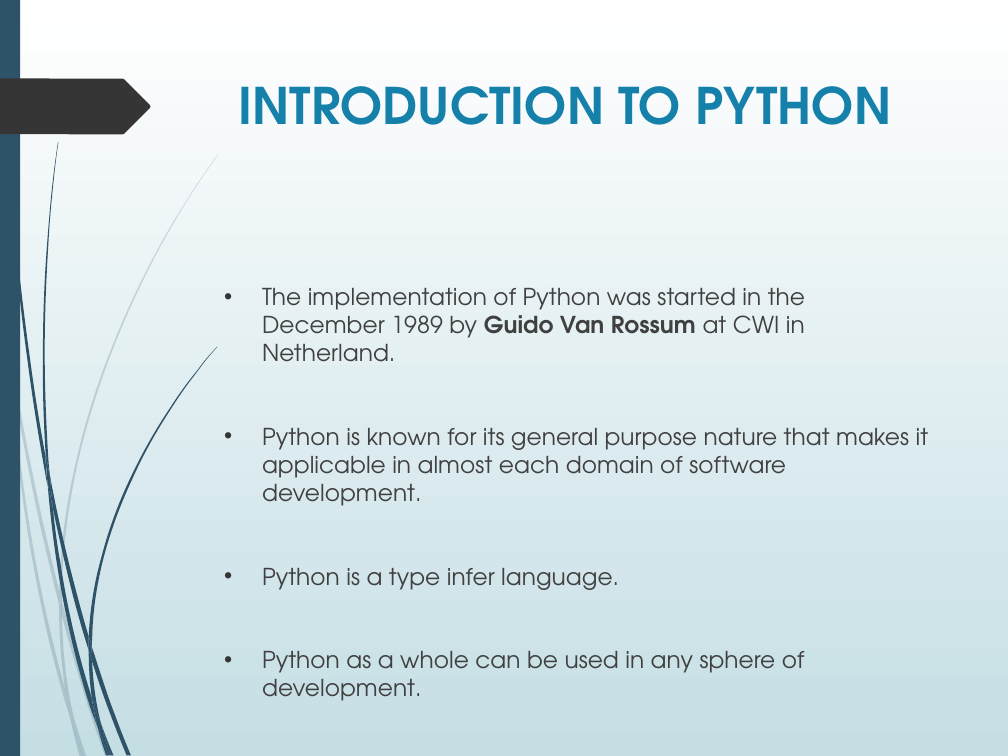
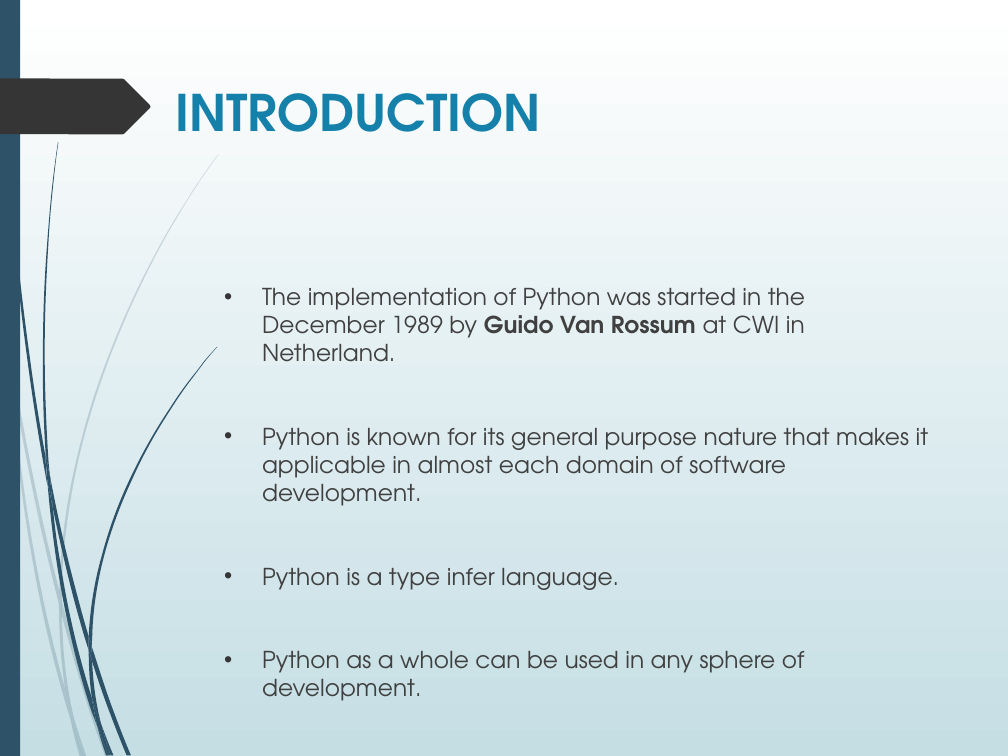
Before and after one commit to aayushi20221/Cloud-Based-Buss-Pass-System, a slide deck: slide 3 of ppt.pptx. Drawn at 1008x756 pixels with LibreOffice and Linux fonts; fonts in the diff are those of the drawing. Boxes give left, top, right and bottom in pixels: in the first picture for what was removed or moved away, otherwise in the second. Text is boxed around its words. In the diff, an @@ line names an element or a change of style, - is before the commit and + after.

```diff
--- a/ppt.pptx
+++ b/ppt.pptx
@@ title at bbox=[175, 93, 541, 132]: text changed @@
-INTRODUCTION TO PYTHON
+INTRODUCTION
```
